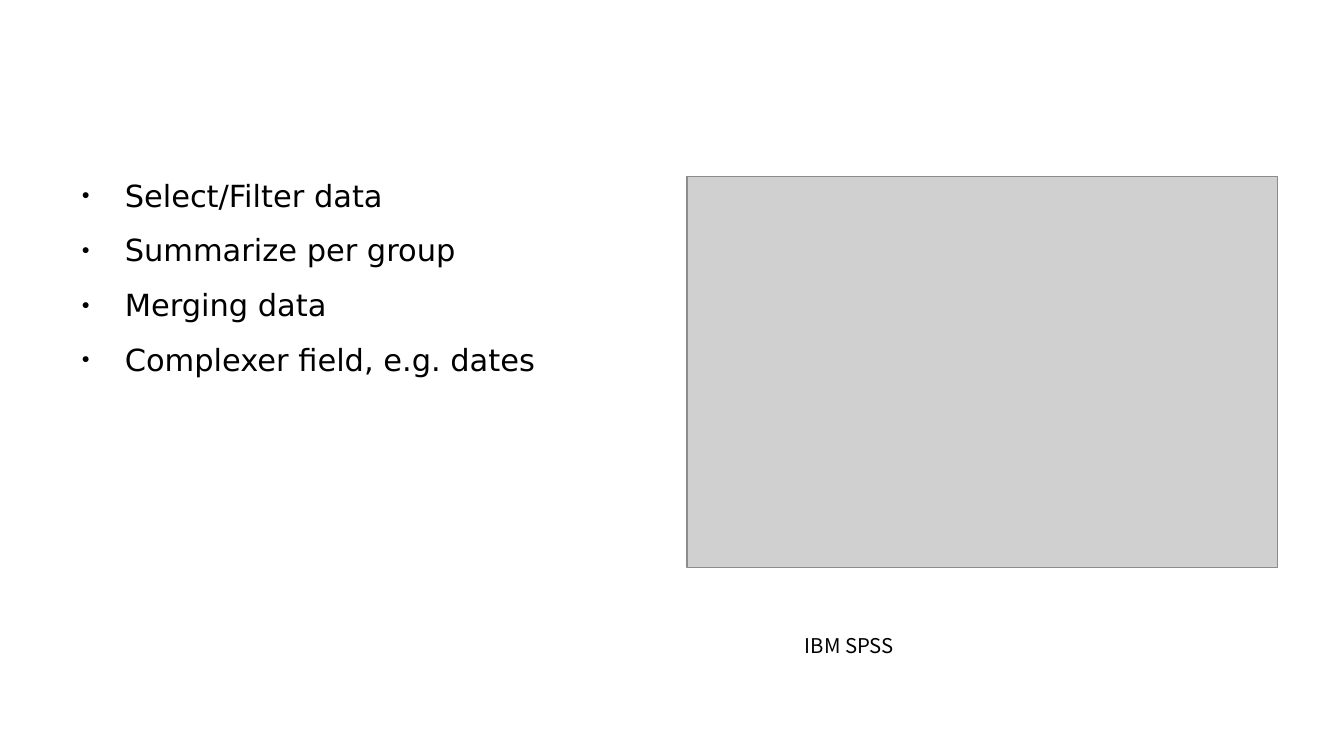
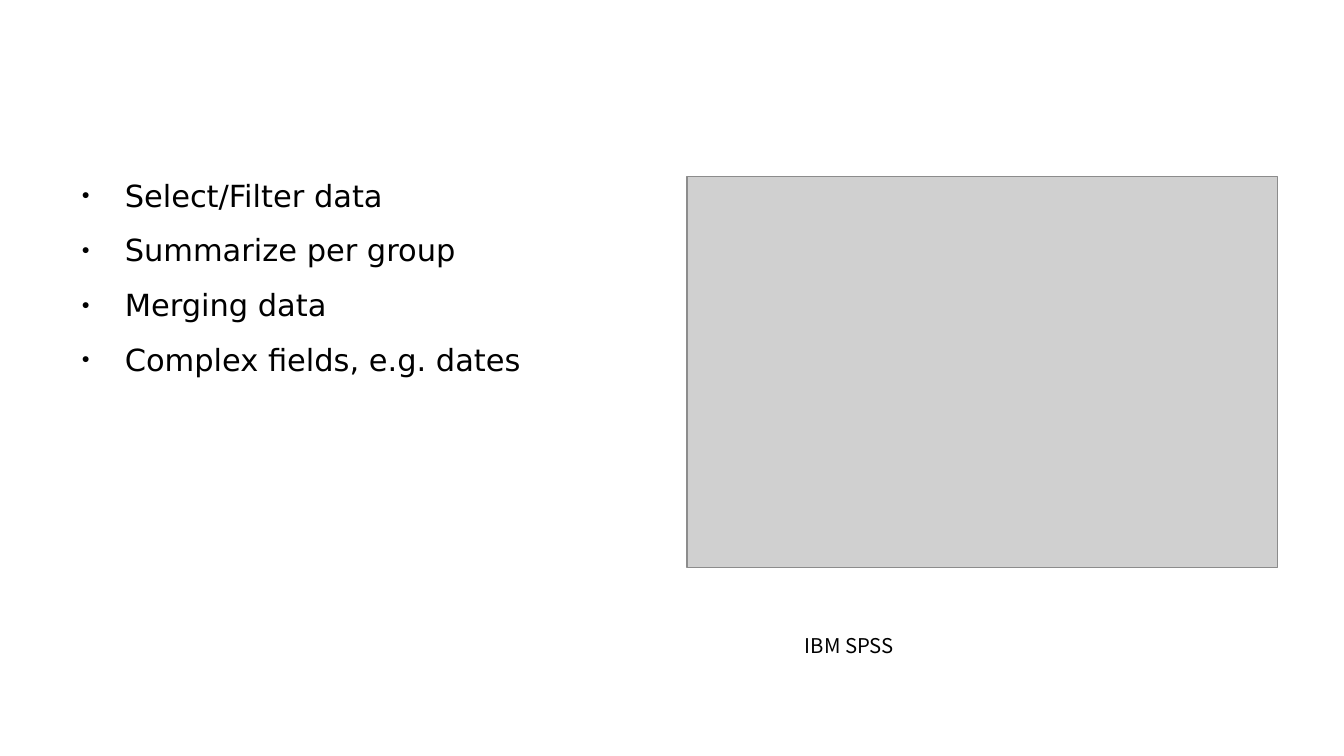
Before and after one commit to dvanderelst-classes/python-class, a slide deck: slide 5 of 08_Pandas_introduction/pandas.odp. Drawn at 1344x756 pixels with LibreOffice and Linux fonts; fonts in the diff are those of the drawing; grey boxes stand for pictures. Boxes give left, top, right and bottom in pixels: in the first picture for what was removed or moved away, otherwise in the second. Text is boxed around its words. In the diff, an @@ line names an element or a change of style, - is before the commit and + after.

```diff
--- a/08_Pandas_introduction/pandas.odp
+++ b/08_Pandas_introduction/pandas.odp
@@ text at [125, 348, 520, 377]: text changed @@
-● Complexer field, e.g. dates
+● Complex fields, e.g. dates
```
Also in this commit, not shown: 5 other slides changed, 5 other files.
